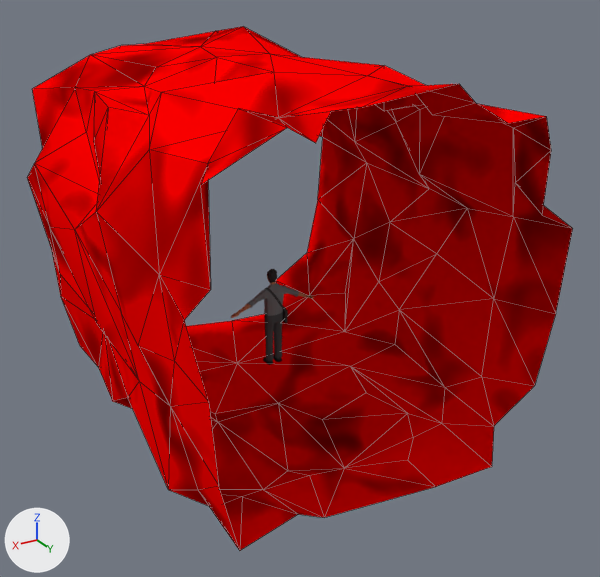
Before and after pictures for a commit that changed the Blender file Documentacao/Cenario/cenario.blend.
The view is the same before and after, from a camera (50 mm lens) standing at (6.36, 11.56, 4.86) and looking at (-0.29, 0.46, -0.69). Every picture has the same lights, and +X, +Y and +Z are marked at lower left. Mesh edges are drawn as thin lines on the coarser meshes. The same objects are shown in both versions, whatever each file hides.

Names of what the first picture shows: 'CorredorCarne', 'Marcelo'.
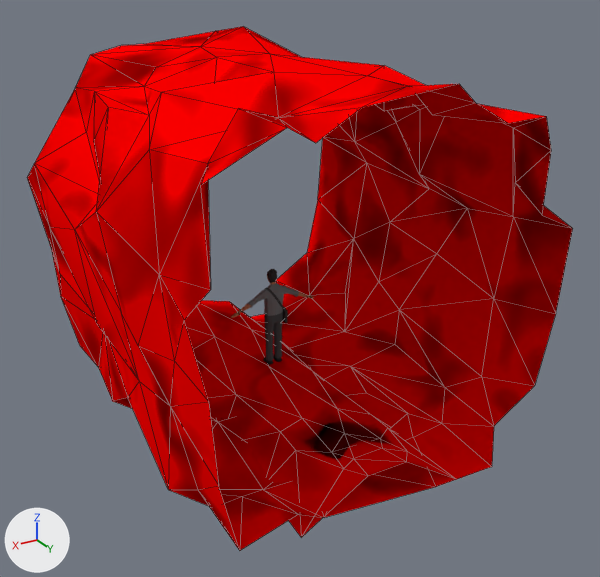
Location of each change, (x1, y1, x2, y2) in pixels of the pictures (600 x 577 px):
'CorredorCarne', reshaped, modifiers changed
    both: (27, 26, 573, 550)
part 1 of me_plane_007, added (red)
    after: (185, 300, 454, 538)

The edits, one by one:
me_plane_007 is used by ob_corredorcarne; location (0.0, 0.0, 0.0).
me_plane_007 had 145 vertices, 231 faces and spanned x -3.26..3.21, y -3.5..3.5, z -3.42..3.3.
me_plane_007 now has 191 vertices, 279 faces and spans x -3.26..3.21, y -3.53..3.5, z -3.42..3.3.
me_plane_007 part 1: a new loose piece of 46 vertices spanning x -1.44..1.53, y -3.53..3.47, z -3.2..-2.35, in mat_carne.
Object 'CorredorCarne' (ob_corredorcarne) gains a DECIMATE modifier named 'Decimate'.
Modifier setting: decimate_type = 'UNSUBDIV'.
Modifier setting: iterations = 2.
